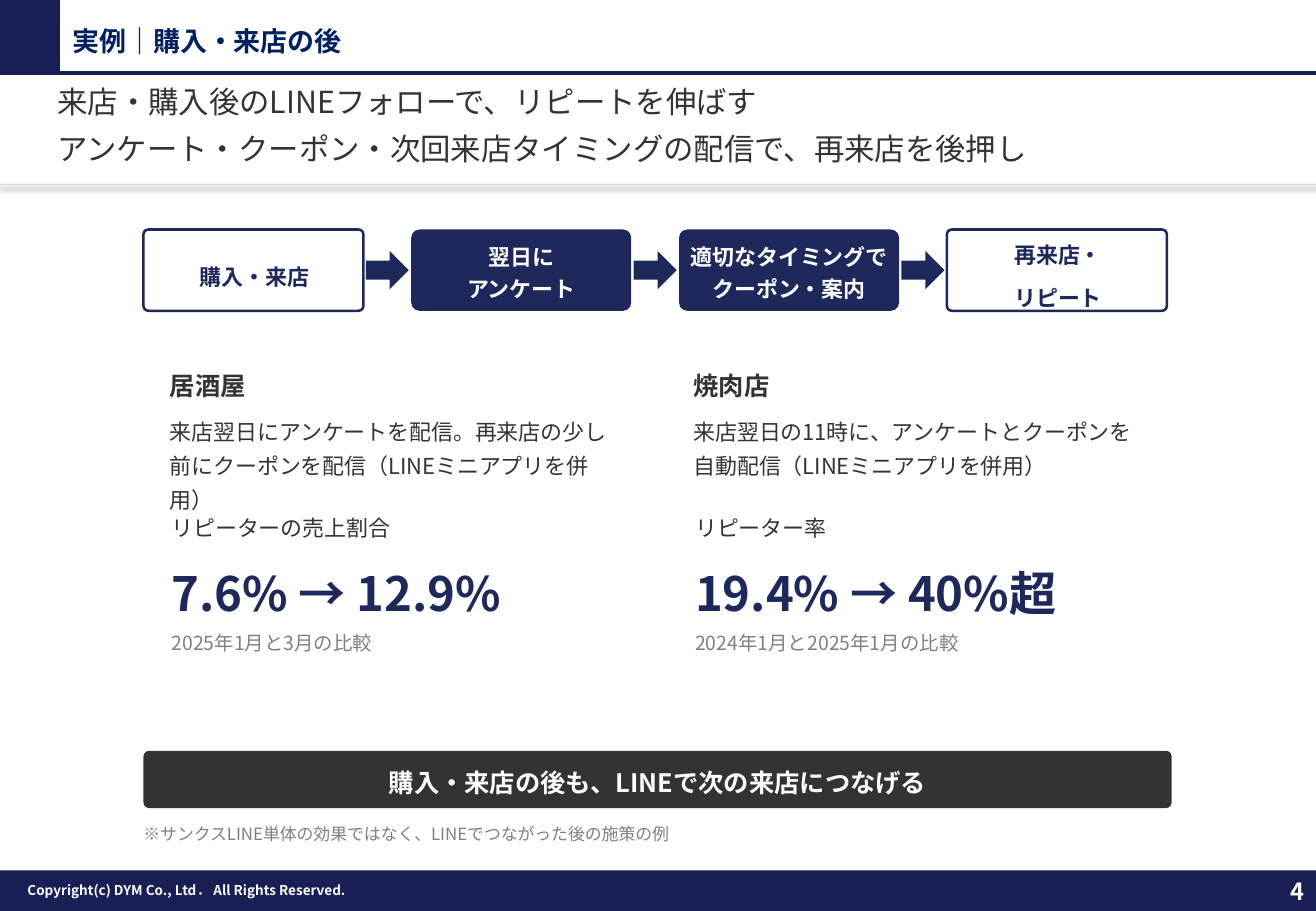
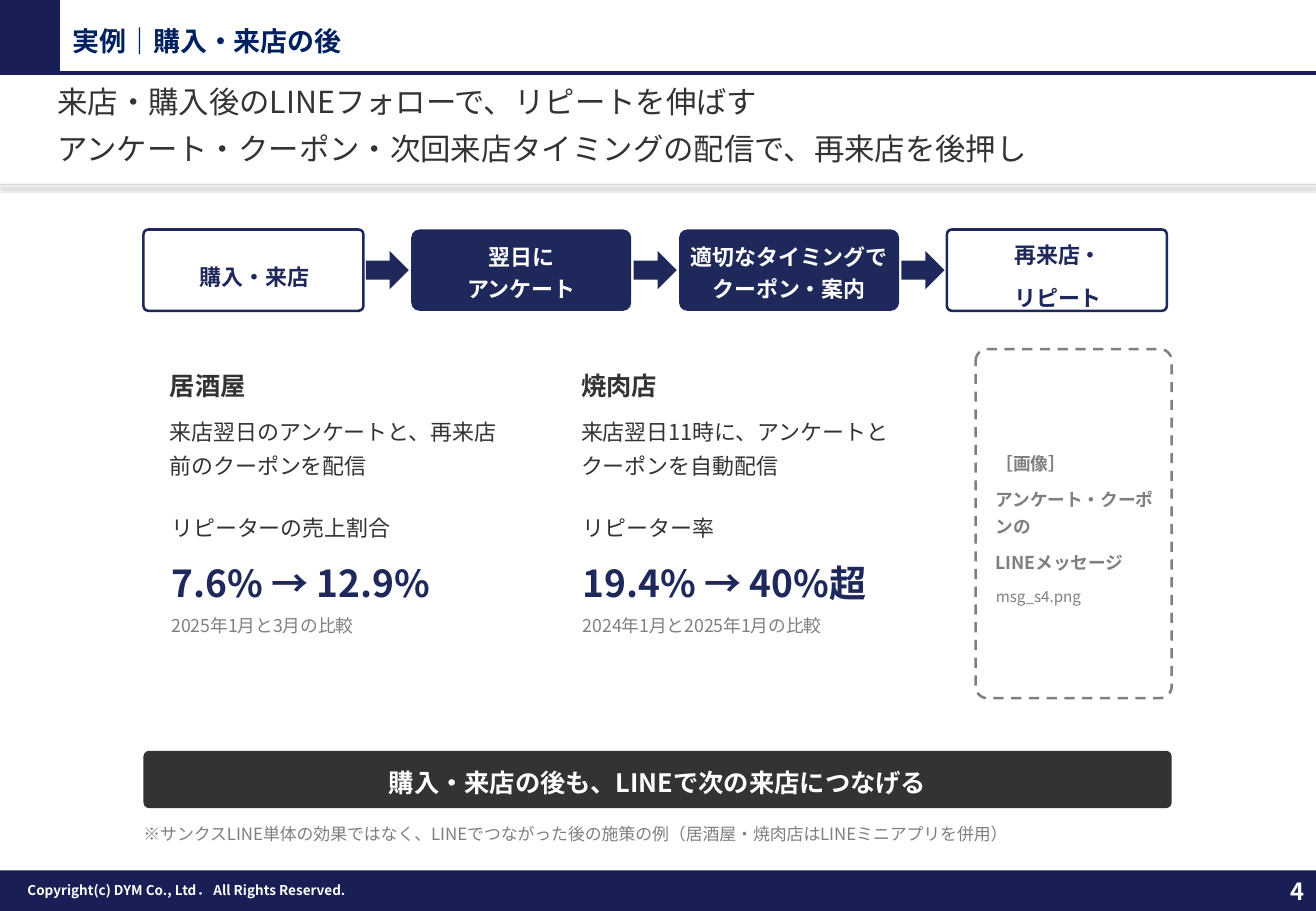
Before and after one commit to tonomura-r-dev/folder, a slide deck: slide 4 of 20261002_サンクスLINEのご提案_事例入り.pptx. Drawn at 1316x911 pixels with LibreOffice and Linux fonts; fonts in the diff are those of the drawing; background and template pictures are left out. Boxes give left, top, right and bottom in pixels: in the first picture for what was removed or moved away, otherwise in the second. Text is boxed around its words. In the diff, an @@ line names an element or a change of style, - is before the commit and + after.

```diff
--- a/20261002_サンクスLINEのご提案_事例入り.pptx
+++ b/20261002_サンクスLINEのご提案_事例入り.pptx
@@ text "焼肉店": place and size @@
-text "焼肉店" at (693,373,1131,476)
+text "焼肉店" at (581,373,888,476)
@@ rounded rectangle added at (976,349,1171,697), fill #FFFFFF, outline #7F7F7F 1.5 pt dashed, 10.5 pt, text #7F7F7F, bold @@
+［画像］
+アンケート・クーポンの
+LINEメッセージ
+msg_s4.png
@@ text at (170,421,496,476): text changed @@
-来店翌日にアンケートを配信。再来店の少し前にクーポンを配信（LINEミニアプリを併用）
+来店翌日のアンケートと、再来店前のクーポンを配信
@@ text at (581,421,888,476): text changed @@
-来店翌日の11時に、アンケートとクーポンを自動配信（LINEミニアプリを併用）
+来店翌日11時に、アンケートとクーポンを自動配信
@@ text "リピーター率": place and size @@
-text "リピーター率" at (695,517,1056,652)
+text "リピーター率" at (583,517,867,634)
@@ text at (171,569,430,634): size 28 to 22 pt in "7.6% → 12.9%"; size 11.5 to 10.5 pt in "2025年1月と3月の比較" @@
@@ text at (583,565,867,634): size 28 to 22 pt in "19.4% → 40%超"; size 11.5 to 10.5 pt in "2024年1月と2025年1月の比較" @@
@@ text at (143,826,1007,842): text changed @@
-※サンクスLINE単体の効果ではなく、LINEでつながった後の施策の例
+※サンクスLINE単体の効果ではなく、LINEでつながった後の施策の例（居酒屋・焼肉店はLINEミニアプリを併用）
```
Also in this commit, not shown: 2 other slides changed, 6 other files.
